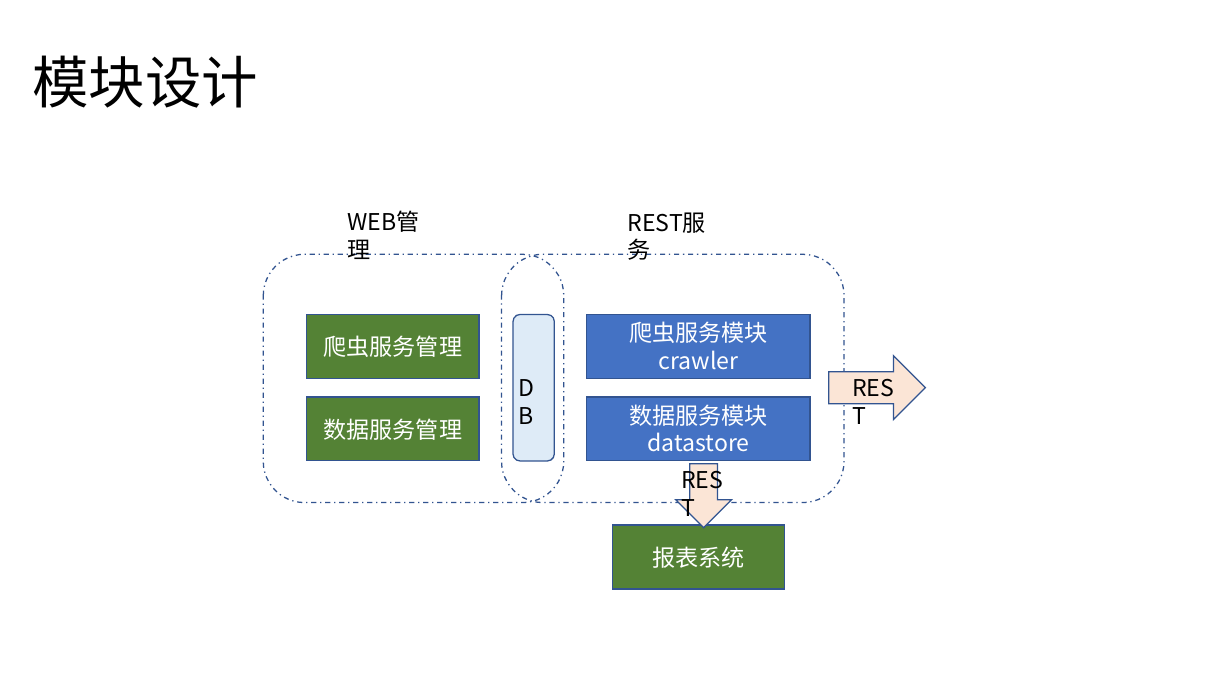
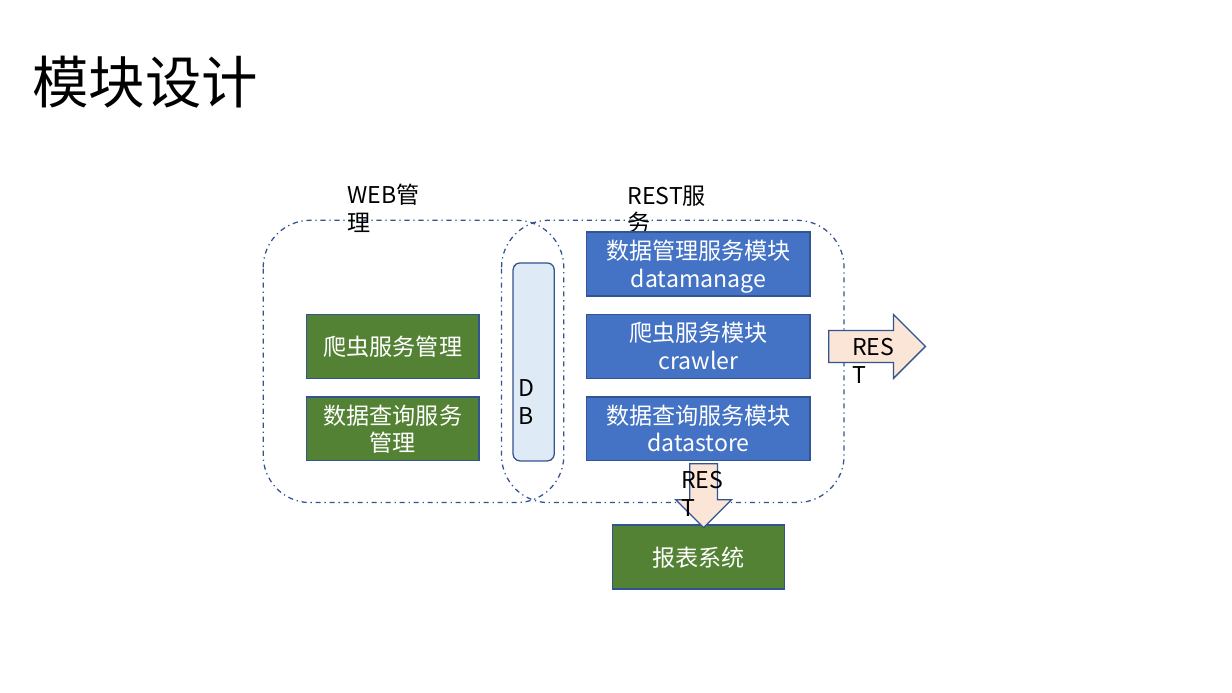
Before and after one commit to lotomer/go, a slide deck: slide 1 of 设计图.pptx. Drawn at 1232x693 pixels with LibreOffice and Linux fonts; fonts in the diff are those of the drawing. Boxes give left, top, right and bottom in pixels: in the first picture for what was removed or moved away, otherwise in the second. Text is boxed around its words. In the diff, an @@ line names an element or a change of style, - is before the commit and + after.

```diff
--- a/设计图.pptx
+++ b/设计图.pptx
@@ text "WEB管理": place and size @@
-text "WEB管理" at (338, 203, 449, 240)
+text "WEB管理" at (338, 177, 449, 213)
@@ text "REST服务": place and size @@
-text "REST服务" at (618, 203, 733, 240)
+text "REST服务" at (618, 177, 733, 213)
@@ rounded rectangle: place and size @@
-rounded rectangle at (263, 254, 564, 503)
+rounded rectangle at (263, 220, 564, 503)
@@ rounded rectangle: place and size @@
-rounded rectangle at (502, 254, 845, 503)
+rounded rectangle at (502, 220, 845, 503)
@@ rectangle added at (587, 232, 811, 296), fill #4472C4, outline #325491 1 pt, 18 pt, text #FFFFFF @@
+数据管理服务模块
+datamanage
@@ rounded rectangle: place and size @@
-rounded rectangle at (513, 314, 555, 460)
+rounded rectangle at (513, 263, 555, 461)
@@ right arrow: place and size @@
-right arrow at (829, 356, 926, 420)
+right arrow at (829, 314, 926, 378)
@@ text "REST": place and size @@
-text "REST" at (843, 369, 910, 406)
+text "REST" at (843, 328, 910, 365)
@@ text in rectangle at (324, 404, 463, 453): text changed @@
-数据服务管理
+数据查询服务管理
@@ text in rectangle at (606, 404, 791, 426): text changed @@
-数据服务模块
+数据查询服务模块
```
Also in this commit, not shown: 1 other file.
